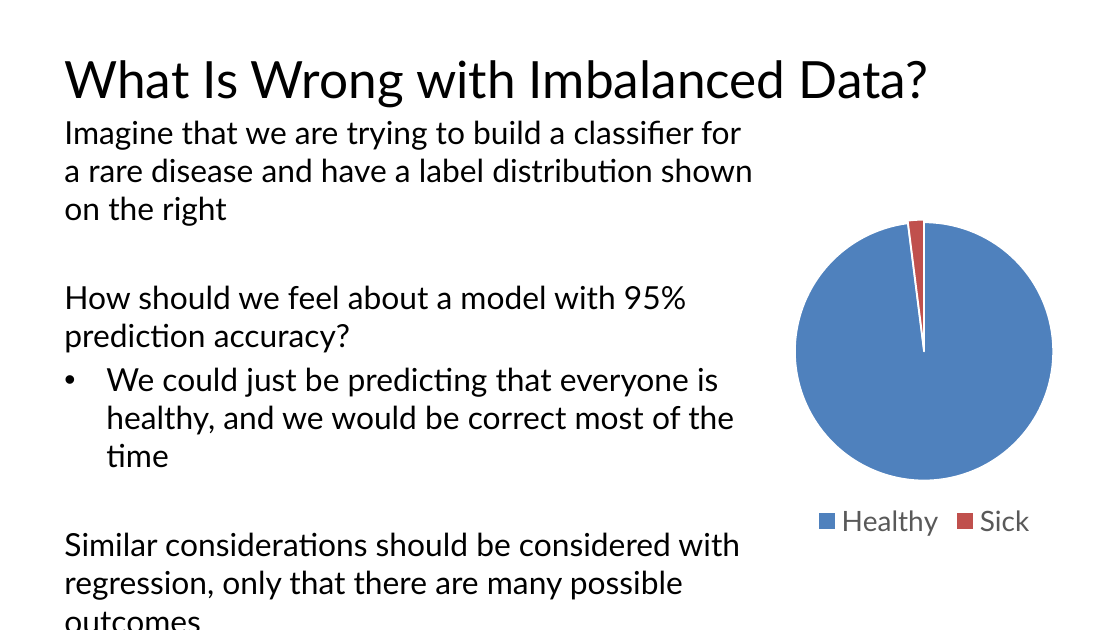
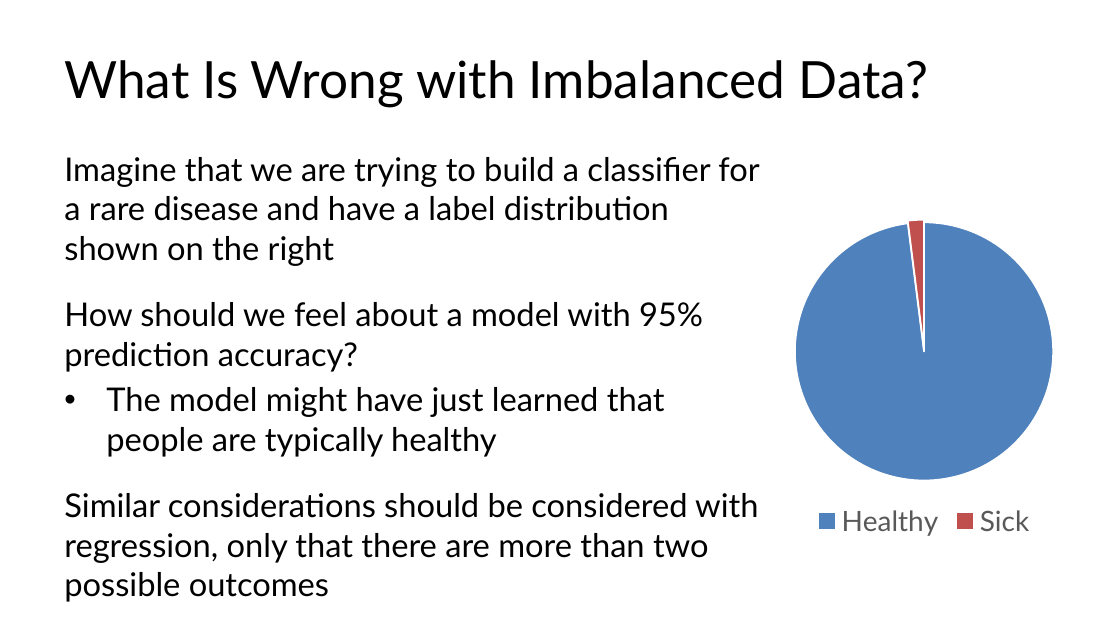
Before and after one commit to C4M-UofT/C4M-UofT.github.io, a slide deck: slide 32 of lectures/module3/3-1_ml_workflow/MachineLearning_tutorial.pptx (slide 28 before the commit). Drawn at 1120x630 pixels with LibreOffice and Linux fonts; fonts in the diff are those of the drawing. Boxes give left, top, right and bottom in pixels: in the first picture for what was removed or moved away, otherwise in the second. Text is boxed around its words. In the diff, an @@ line names an element or a change of style, - is before the commit and + after.

```diff
--- a/lectures/module3/3-1_ml_workflow/MachineLearning_tutorial.pptx
+++ b/lectures/module3/3-1_ml_workflow/MachineLearning_tutorial.pptx
@@ text at (64, 157, 759, 372): size 27.2 to 28 pt in "Imagine that we are trying to build ...", "How should we feel about a model ..."; more space between paragraphs @@
@@ text at (64, 387, 758, 602): text changed; size 27.2 to 28 pt @@
-• We could just be predicting that everyone is healthy, and we would be correct most of the time
-Similar considerations should be considered with regression, only that there are many possible outcomes
+• The model might have just learned that people are typically healthy
+Similar considerations should be considered with regression, only that there are more than two possible outcomes
```
Also in this commit, not shown: 26 other slides changed, 6 slides added, 1 other file.
